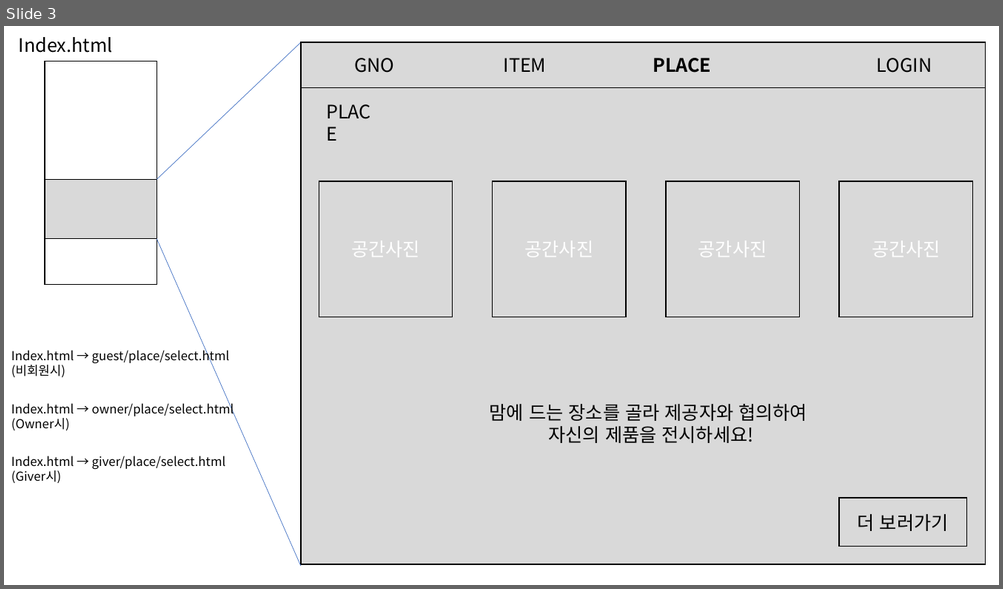
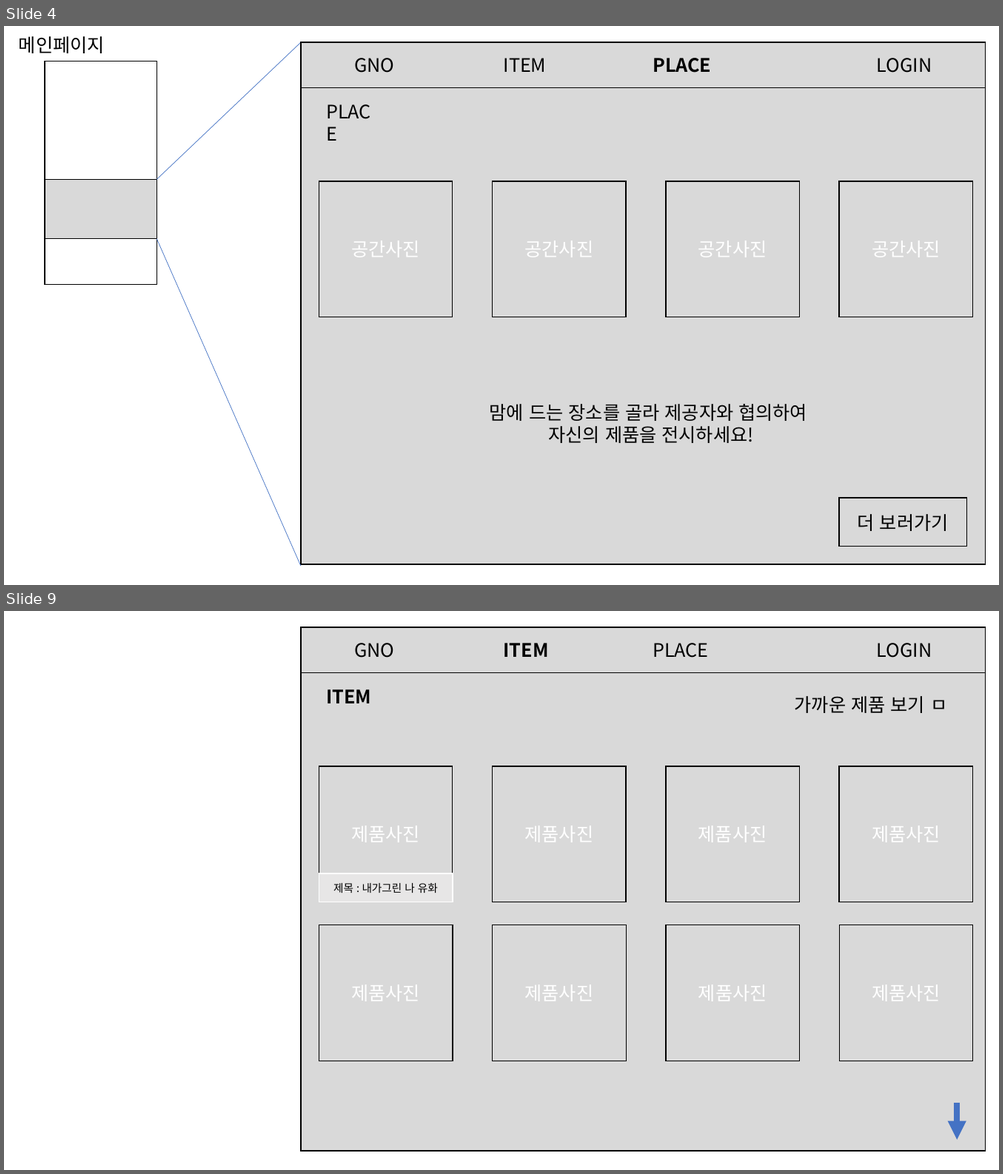
Before and after one commit to bigwin26/spring, a slide deck: GNO/3조 메인페이지 디자인.pptx. Shown one above the other, each under a label of ours: slide 3 before the commit, slides 4 and 9 after it; the slides between them are not shown. The pictures are 1003x589 and 1003x1174 pixels, drawn with LibreOffice and Linux fonts; fonts in the diff are those of the drawing. Boxes give left, top, right and bottom in pixels: in the first picture for what was removed or moved away, otherwise in the second. Text is boxed around its words. In the diff, an @@ line names an element or a change of style, - is before the commit and + after.

```diff
--- a/GNO/3조 메인페이지 디자인.pptx
+++ b/GNO/3조 메인페이지 디자인.pptx
@@ slide 9 added at [4,611,999,1170], background #FFFFFF @@
@@ rectangle added at [301,627,985,1151], fill #D9D9D9, outline #000000 1 pt @@
@@ rectangle added at [301,627,985,673], fill #D9D9D9, outline #000000 1 pt, 18 pt, text #000000 @@
+GNO ITEM PLACE LOGIN
@@ text added at [326,689,371,703], 18 pt, text #000000, bold @@
+ITEM
@@ text added at [794,696,947,713], 18 pt, text #000000 @@
+가까운 제품 보기 ㅁ
@@ rectangle added at [318,766,452,902], fill #D9D9D9, outline #000000 1 pt, 18 pt, text #FFFFFF @@
+제품사진
@@ rectangle added at [492,766,626,902], fill #D9D9D9, outline #000000 1 pt, 18 pt, text #FFFFFF @@
+제품사진
@@ rectangle added at [666,766,800,902], fill #D9D9D9, outline #000000 1 pt, 18 pt, text #FFFFFF @@
+제품사진
@@ rectangle added at [839,766,973,902], fill #D9D9D9, outline #000000 1 pt, 18 pt, text #FFFFFF @@
+제품사진
@@ rectangle added at [318,874,452,902], fill #E7E6E6, outline #FFFFFF 1 pt, 10.5 pt, text #000000 @@
+제목 : 내가그린 나 유화
@@ rectangle added at [318,925,452,1061], fill #D9D9D9, outline #000000 1 pt, 18 pt, text #FFFFFF @@
+제품사진
@@ rectangle added at [492,925,626,1061], fill #D9D9D9, outline #000000 1 pt, 18 pt, text #FFFFFF @@
+제품사진
@@ rectangle added at [666,925,800,1061], fill #D9D9D9, outline #000000 1 pt, 18 pt, text #FFFFFF @@
+제품사진
@@ rectangle added at [839,925,973,1061], fill #D9D9D9, outline #000000 1 pt, 18 pt, text #FFFFFF @@
+제품사진
@@ arrow added from (957, 1103) to (957, 1140), #4472C4 6 pt @@
@@ what was slide 3 is now slide 4 @@
@@ slide 4 changed as well @@
@@ text at [19,36,105,53]: text changed @@
-Index.html
+메인페이지
@@ text removed at [11,348,230,378] @@
-Index.html → guest/place/select.html
-(비회원시)
@@ text removed at [11,401,234,431] @@
-Index.html → owner/place/select.html
-(Owner시)
@@ text removed at [11,456,226,483] @@
-Index.html → giver/place/select.html
-(Giver시)
```
Also in this commit, not shown: 2 other slides changed, 16 other slides added, 1 other file.
